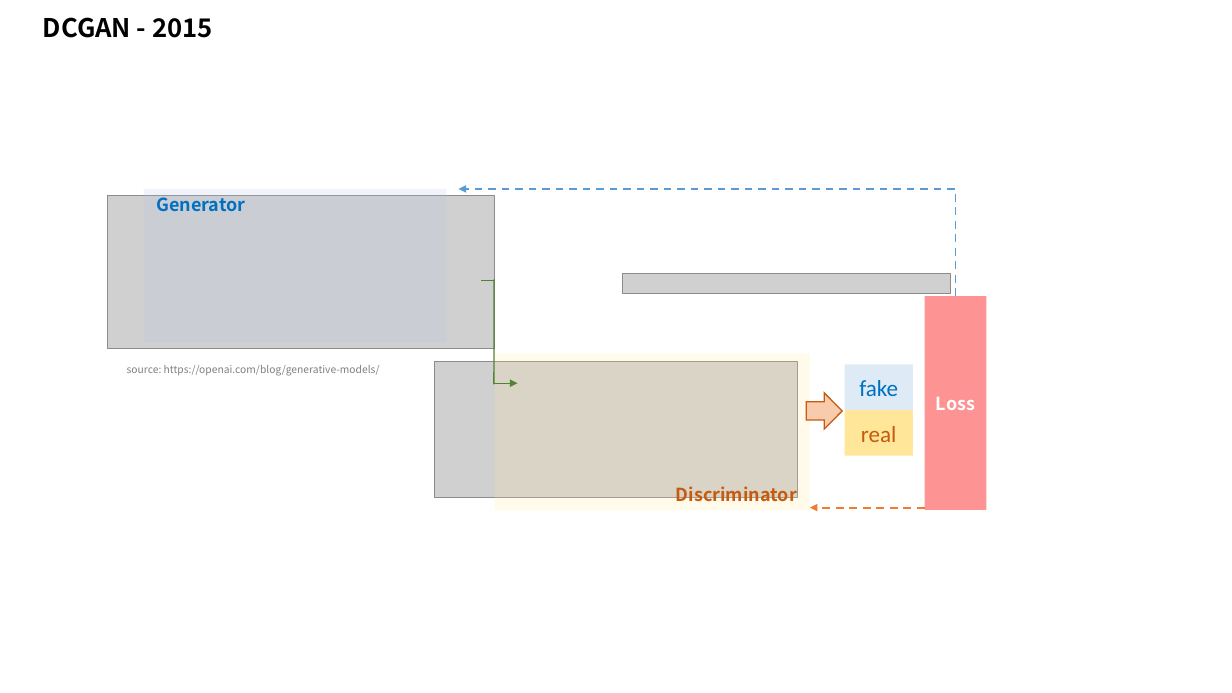
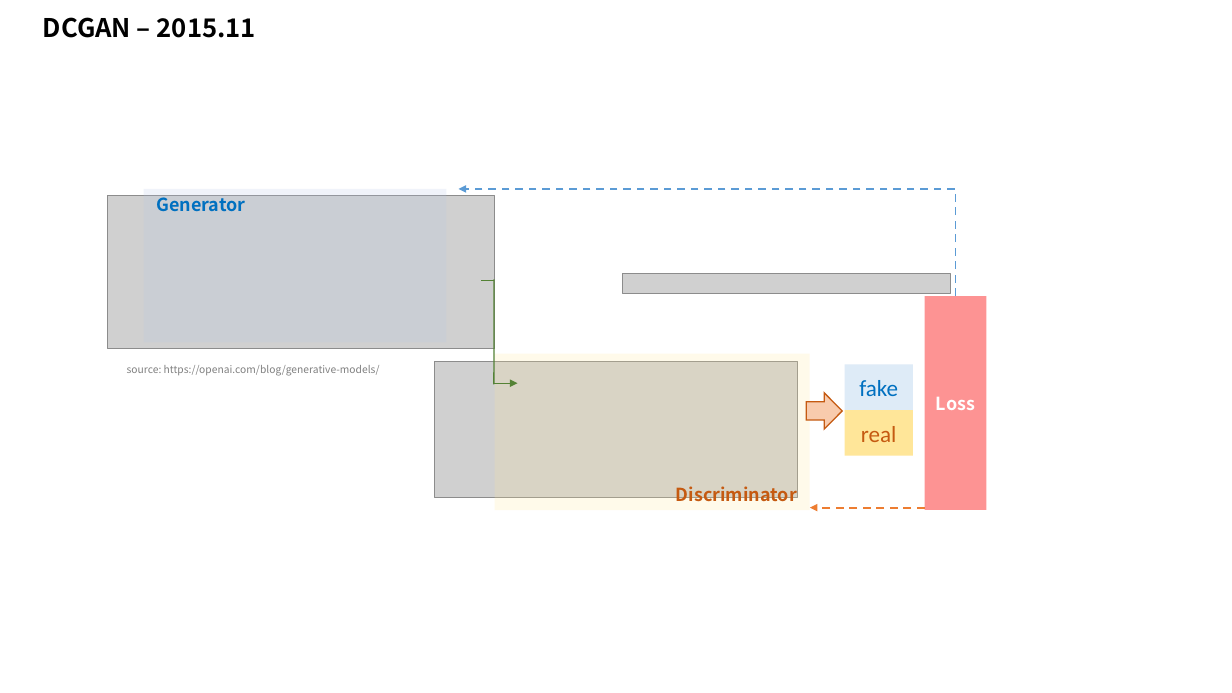
Before and after one commit to taylorguo/GAN_Understanding_Practicing, a slide deck: slide 10 of GAN_Understanding/GANunderstanding.pptx. Drawn at 1232x693 pixels with LibreOffice and Linux fonts; fonts in the diff are those of the drawing; grey boxes stand for pictures. Boxes give left, top, right and bottom in pixels: in the first picture for what was removed or moved away, otherwise in the second. Text is boxed around its words. In the diff, an @@ line names an element or a change of style, - is before the commit and + after.

```diff
--- a/GAN_Understanding/GANunderstanding.pptx
+++ b/GAN_Understanding/GANunderstanding.pptx
@@ text at [43,17,256,38]: text changed @@
-DCGAN - 2015
+DCGAN – 2015.11
```
Also in this commit, not shown: 9 other slides changed, 4 other files.
